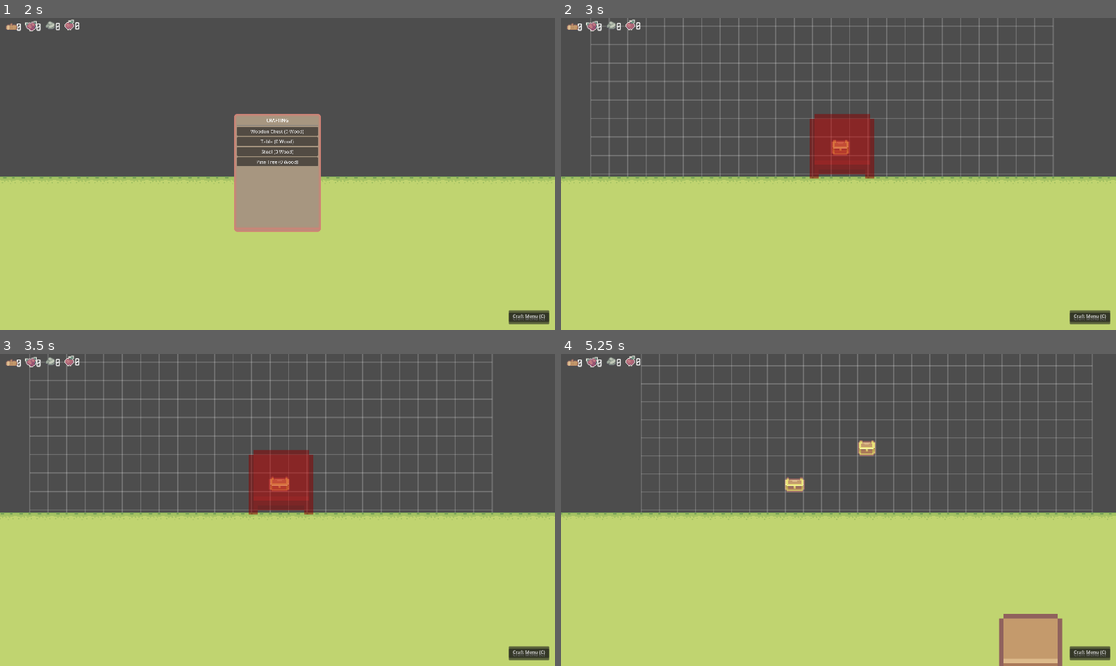
Above: before the commit, frames 1-4 (two rows, left to right).
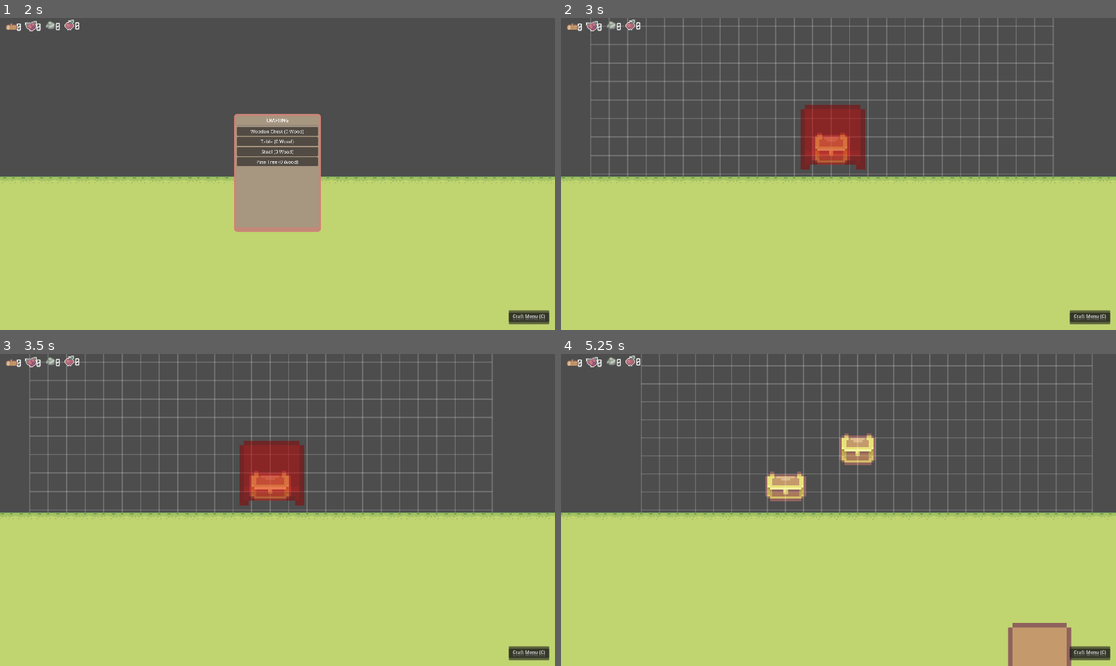
Above: after the commit, the same moments.

Repository: Cibelette/idydlle-New
Game: Godot game, scene res://Scenes/game.tscn
Two runs of this game, one before a commit and one after it. Both use one fixed random seed, a clock stepped at 60 frames per second and the inputs below.
Inputs (mouse positions are in pixels of both pictures, inside the frame that each line leads up to):
- Up to frame 1 (2 s): tap Enter at 0.5 s; move the mouse to (399, 158) at 0.52 s; hold D (move_right) 0.53-1.25 s; hold C (toggle_crafting) 0.53-1.25 s; click (399, 158) at 0.67 s; drag from (166, 189) to (249, 236) at 1.27 s
- Up to frame 2 (3 s): click "Wooden Chest (0 Wood)" at 2 s; click "Table (0 Wood)" at 2.75 s
- Up to frame 3 (3.5 s): no input
- Up to frame 4 (5.25 s): click "Craft Menu (C)" at 3.5 s; click "Wooden Chest (0 Wood)" at 4.25 s; move the mouse to (894, 441) at 5.02 s; hold D (move_right) from 5.03 s (still down); tap Mouse wheel down (zoom_out) at 5.1 s; click (894, 441) at 5.17 s

Frame 1 is identical in both runs. In frame 2, 2.1% of the frame differs, in the area x 43-57%, y 27-52%; in frame 3, 2.1%; in frame 4, 2.4%, in the area x 36-92%, y 25-100%.

Commit message:
changed furniture .tres

Diff:
--- a/Ressources/Furnitures/Chest.tres
+++ b/Ressources/Furnitures/Chest.tres
@@ -37,3 +37,5 @@
 }
 texture = SubResource("AtlasTexture_2o17b")
 sprite_frames = SubResource("SpriteFrames_tnrkh")
+scale = 2.0
+collision_size = Vector2(32, 16)
--- a/Ressources/Furnitures/Table.tres
+++ b/Ressources/Furnitures/Table.tres
@@ -16,3 +16,4 @@
 }
 texture = SubResource("AtlasTexture_03c3q")
 scale = 4.0
+collision_size = Vector2(32, 32)
--- a/Scenes/game.tscn
+++ b/Scenes/game.tscn
@@ -158,7 +158,7 @@
 resource_type = "Fruit"
 
 [node name="Furniture" parent="." unique_id=1471163140 instance=ExtResource("6_1l0tm")]
-position = Vector2(168, 216)
+position = Vector2(176, 224)
 is_placed = true
 furniture_data = ExtResource("7_v158k")
 
--- a/Scripts/Furniture.gd
+++ b/Scripts/Furniture.gd
@@ -49,9 +49,13 @@
 func _notification(what):
 	if Engine.is_editor_hint():
 		if what == NOTIFICATION_TRANSFORM_CHANGED:
-			# Only snap if we are not being actively dragged (optional refinement)
-			# For simplicity, we snap whenever transform changes in editor
-			global_position = (global_position / 16.0).floor() * 16.0 + Vector2(8, 8)
+			var size = Vector2(16, 16)
+			if furniture_data:
+				size = furniture_data.collision_size
+
+			var new_pos = Global.snap_to_grid(global_position, size)
+			if global_position != new_pos:
+				global_position = new_pos
 
 func place():
 	is_placed = true
--- a/Scripts/FurnitureManager.gd
+++ b/Scripts/FurnitureManager.gd
@@ -7,10 +7,12 @@
 func _process(_delta):
 	if current_placing_item != null:
 		update_preview()
+func update_preview():
+	var size = Vector2(16, 16)
+	if "furniture_data" in current_placing_item and current_placing_item.furniture_data:
+		size = current_placing_item.furniture_data.collision_size
 
-func update_preview():
-	# Use Global.snap_to_grid to keep consistency
-	current_placing_item.global_position = Global.snap_to_grid(current_placing_item.get_global_mouse_position())
+	current_placing_item.global_position = Global.snap_to_grid(current_placing_item.get_global_mouse_position(), size)
 
 	if is_position_valid(current_placing_item):
 		current_placing_item.modulate = Color(1, 1, 1, 0.5)
--- a/Scripts/Global.gd
+++ b/Scripts/Global.gd
@@ -6,5 +6,22 @@
 var grid_size: int = 16
 var current_world: Node2D
 
-func snap_to_grid(pos: Vector2) -> Vector2:
-	return (pos / grid_size).floor() * grid_size + Vector2(grid_size / 2.0, grid_size / 2.0)
+func snap_to_grid(pos: Vector2, item_size: Vector2 = Vector2(16, 16)) -> Vector2:
+	var tiles_x = round(item_size.x / grid_size)
+	var tiles_y = round(item_size.y / grid_size)
+
+	var snap_x = 0.0
+	if int(tiles_x) % 2 != 0:
+		# Odd number of tiles (1, 3): snap to cell center
+		snap_x = floor(pos.x / grid_size) * grid_size + (grid_size / 2.0)
+	else:
+		# Even number of tiles (2, 4): snap to grid line
+		snap_x = round(pos.x / grid_size) * grid_size
+
+	var snap_y = 0.0
+	if int(tiles_y) % 2 != 0:
+		snap_y = floor(pos.y / grid_size) * grid_size + (grid_size / 2.0)
+	else:
+		snap_y = round(pos.y / grid_size) * grid_size
+
+	return Vector2(snap_x, snap_y)
